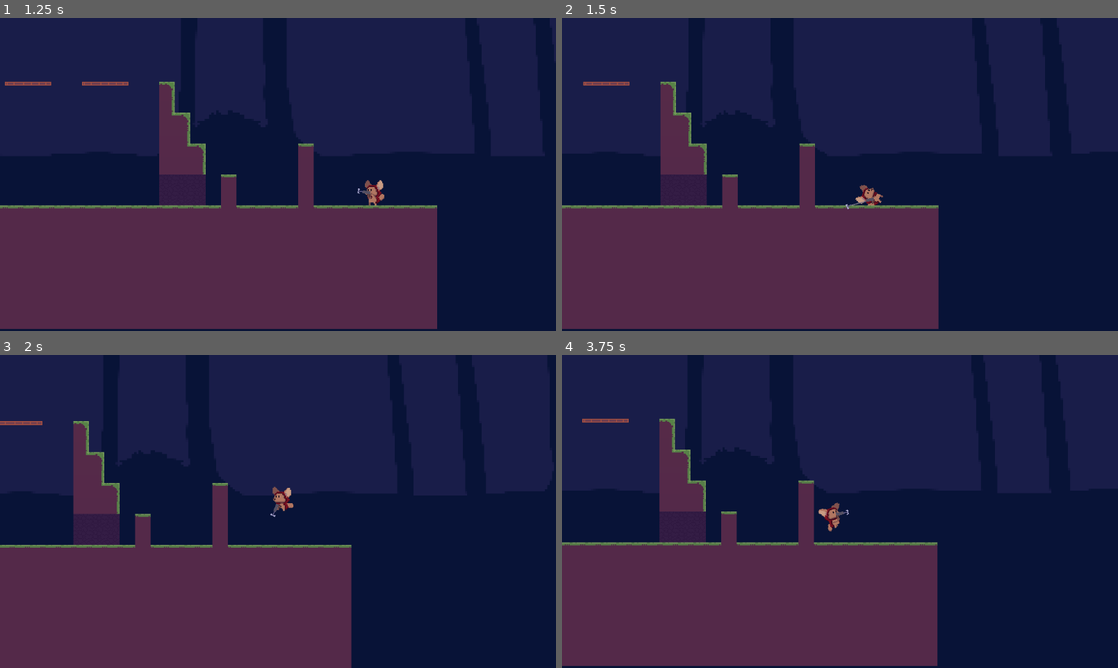
Above: before the commit, frames 1-4 (two rows, left to right).
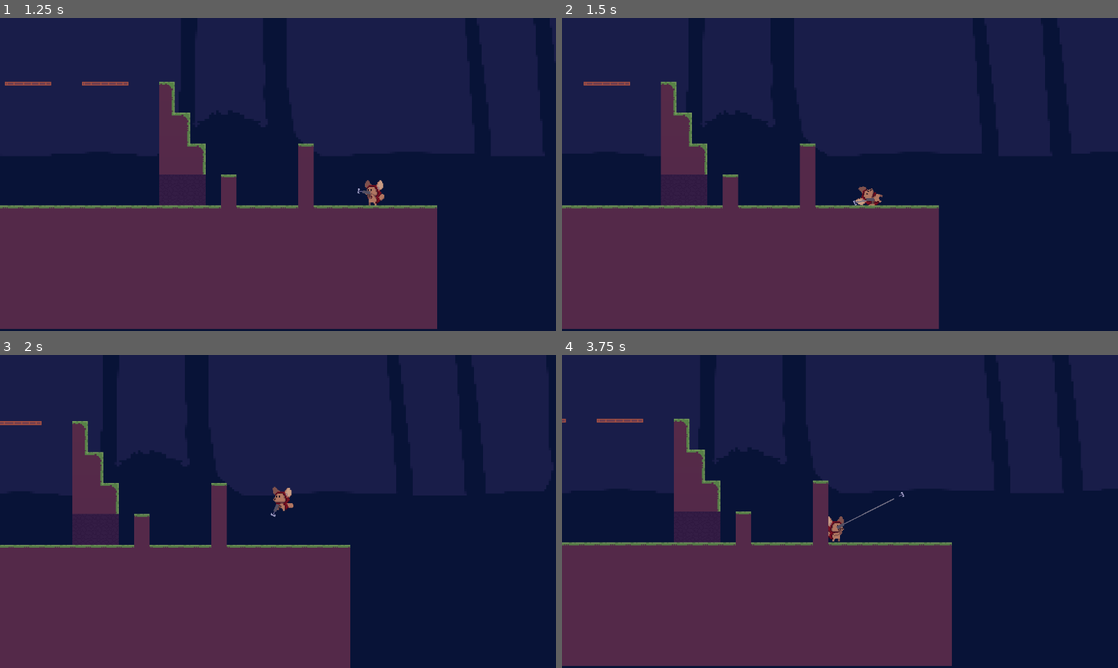
Above: after the commit, the same moments.

Repository: RaccoonLasagna/ihavenowingsbutimustclimb
Game: Godot game, scene res://Title Screen/title_screen.tscn
Same seed, same stepped clock (60 frames per second), same inputs: the game is played once before the commit and once after it.
Inputs (mouse positions are in pixels of both pictures, inside the frame that each line leads up to):
- Up to frame 1 (1.25 s): click "BEGIN JOURNEY" at 0.5 s
- Up to frame 2 (1.5 s): move the mouse to (812, 237) at 1.27 s; hold W (up) from 1.28 s (still down); click (812, 237) at 1.35 s
- Up to frame 3 (2 s): keep holding W (up); tap Space (jump) at 1.52, 1.55, 1.82 s
- Up to frame 4 (3.75 s): move the mouse to (1006, 558) at 2.02 s; tap Space (jump) at 2.1, 2.27, 2.57, 3.05 s; click (1006, 558) at 2.3 s; move the mouse to (673, 464) at 2.77 s; release W (up) at 2.78 s; hold A (left) from 2.78 s (still down); click (673, 464) at 2.85 s; move the mouse to (867, 511) at 3.52 s; click (867, 511) at 3.6 s

Frame 1 is identical in both runs. In frame 2, 0.4% of the frame differs, in the area x 0-68%, y 20-62%; in frame 3, 0.6%; in frame 4, 5.5%, in the area x 0-71%, y 20-100%.

Commit message:
player sfx

Diff:
--- a/Player.tscn
+++ b/Player.tscn
@@ -10,6 +10,9 @@
 [ext_resource type="Texture2D" uid="uid://bupa38ogv75vk" path="res://Assets/Player/squirrel_wall_sticking.png" id="5_wi0c6"]
 [ext_resource type="Texture2D" uid="uid://5t6atg5r5jvh" path="res://Assets/Player/squirrel_walk_cloak.png" id="6_dtqjt"]
 [ext_resource type="Texture2D" uid="uid://bkq6w6l2n5ye7" path="res://Assets/Player/Hookhead.png" id="10_hp6x6"]
+[ext_resource type="AudioStream" uid="uid://dmige54l86lry" path="res://Assets/Player/sfx/grapplinghook.mp3" id="11_3tkgg"]
+[ext_resource type="AudioStream" uid="uid://b2d1otb5e41vj" path="res://Assets/Player/sfx/jump.mp3" id="12_l6ohk"]
+[ext_resource type="AudioStream" uid="uid://4x7ho6fw3gcw" path="res://Assets/Player/sfx/walking.mp3" id="13_oudfo"]
 
 [sub_resource type="AtlasTexture" id="AtlasTexture_cxr5p"]
 atlas = ExtResource("2_kne1u")
@@ -239,7 +242,12 @@
 [sub_resource type="RectangleShape2D" id="RectangleShape2D_kpjcp"]
 size = Vector2(21, 3)
 
-[node name="Player" type="RigidBody2D" node_paths=PackedStringArray("floor_collision", "grappling_hook", "firing_point", "arm_l", "arm_r", "body", "rope_line", "clippingcheck", "wallcheckleft", "wallcheckright", "mantlecheckleft", "mantlecheckright", "mantletimer")]
+[sub_resource type="AudioStreamRandomizer" id="AudioStreamRandomizer_oudfo"]
+random_pitch = 1.2
+streams_count = 1
+stream_0/stream = ExtResource("13_oudfo")
+
+[node name="Player" type="RigidBody2D" node_paths=PackedStringArray("floor_collision", "grappling_hook", "firing_point", "arm_l", "arm_r", "body", "rope_line", "clippingcheck", "wallcheckleft", "wallcheckright", "mantlecheckleft", "mantlecheckright", "mantletimer", "hooksfx", "jumpsfx", "walksfx")]
 collision_layer = 5
 collision_mask = 5
 lock_rotation = true
@@ -260,6 +268,9 @@
 mantlecheckleft = NodePath("MantleCheckLeft")
 mantlecheckright = NodePath("MantleCheckRight")
 mantletimer = NodePath("MantleTimer")
+hooksfx = NodePath("sfx/hook")
+jumpsfx = NodePath("sfx/jump")
+walksfx = NodePath("sfx/walk")
 
 [node name="Body" type="Node2D" parent="."]
 scale = Vector2(2, 2)
@@ -347,5 +358,16 @@
 width = 2.0
 default_color = Color(0.48962224, 0.48962224, 0.48962218, 1)
 
+[node name="sfx" type="Node" parent="."]
+
+[node name="hook" type="AudioStreamPlayer" parent="sfx"]
+stream = ExtResource("11_3tkgg")
+
+[node name="jump" type="AudioStreamPlayer" parent="sfx"]
+stream = ExtResource("12_l6ohk")
+
+[node name="walk" type="AudioStreamPlayer" parent="sfx"]
+stream = SubResource("AudioStreamRandomizer_oudfo")
+
 [connection signal="body_entered" from="floor_collision" to="." method="_on_floor_collision_body_entered"]
 [connection signal="body_exited" from="floor_collision" to="." method="_on_floor_collision_body_exited"]
--- a/character_body_2d.gd
+++ b/character_body_2d.gd
@@ -35,6 +35,10 @@
 @export var mantlecheckright: RayCast2D
 @export var mantletimer: Timer
 
+@export var hooksfx: AudioStreamPlayer
+@export var jumpsfx: AudioStreamPlayer
+@export var walksfx: AudioStreamPlayer
+
 var mantling = false
 
 func _ready() -> void:
@@ -103,16 +107,19 @@
 		unhook()
 	elif Input.is_action_just_pressed("jump") and grounded:
 		linear_velocity.y = JUMP_FORCE
+		jumpsfx.play()
 	elif Input.is_action_just_pressed("jump") and wallcheckleft.is_colliding():
 		var wall_dir = sign(wallcheckleft.target_position.x)
 		linear_velocity.x = -wall_dir * 300
 		linear_velocity.y = -500
 		post_hook_speed = 300.
+		jumpsfx.play()
 	elif Input.is_action_just_pressed("jump") and wallcheckright.is_colliding():
 		var wall_dir = sign(wallcheckright.target_position.x)
 		linear_velocity.x = -wall_dir * 300
 		linear_velocity.y = -500
 		post_hook_speed = 300.
+		jumpsfx.play()
 
 	if wallcheckleft.is_colliding() and not mantlecheckleft.is_colliding() and Input.is_action_pressed("left"):
 		mantling = true
@@ -136,6 +143,8 @@
 			move_force += LEFT_FORCE * 0.02
 		elif grounded:
 			move_force += LEFT_FORCE
+			if !walksfx.playing:
+				walksfx.play()
 		else: # unhooked, in air
 			move_force += LEFT_FORCE * 0.3
 	if Input.is_action_pressed("right"):
@@ -143,6 +152,8 @@
 			move_force += RIGHT_FORCE * 0.02
 		elif grounded:
 			move_force += RIGHT_FORCE
+			if !walksfx.playing:
+				walksfx.play()
 		else: # unhooked, in air
 			move_force += RIGHT_FORCE * 0.3
 
@@ -176,6 +187,7 @@
 	rope_line.add_point(to_local(active_hook.global_position))
 
 func fire_hook(direction, mouse_pos):
+	hooksfx.play()
 	var hook = hook_head.instantiate()
 	active_hook = hook
 	hook.global_position = firing_point.global_position
--- a/hook_head.tscn
+++ b/hook_head.tscn
@@ -4,7 +4,7 @@
 [ext_resource type="Texture2D" uid="uid://bkq6w6l2n5ye7" path="res://Assets/Player/Hookhead.png" id="2_hfjrw"]
 
 [sub_resource type="RectangleShape2D" id="RectangleShape2D_m6oms"]
-size = Vector2(10, 10)
+size = Vector2(35, 14)
 
 [node name="hook_head" type="Area2D" node_paths=PackedStringArray("timer")]
 collision_layer = 2
@@ -17,6 +17,7 @@
 texture = ExtResource("2_hfjrw")
 
 [node name="CollisionShape2D" type="CollisionShape2D" parent="."]
+position = Vector2(10.5, 0)
 shape = SubResource("RectangleShape2D_m6oms")
 
 [node name="Timer" type="Timer" parent="."]
Not shown, added: Assets/Player/sfx/grapplinghook.mp3.import
Not shown, added: Assets/Player/sfx/jump.mp3.import
Not shown, added: Assets/Player/sfx/walking.mp3.import
Not shown: 1 places in Player.tscn that only renumber resources
Not shown, added: Assets/Player/sfx/grapplinghook.mp3
Not shown, added: Assets/Player/sfx/jump.mp3
Not shown, added: Assets/Player/sfx/walking.mp3
